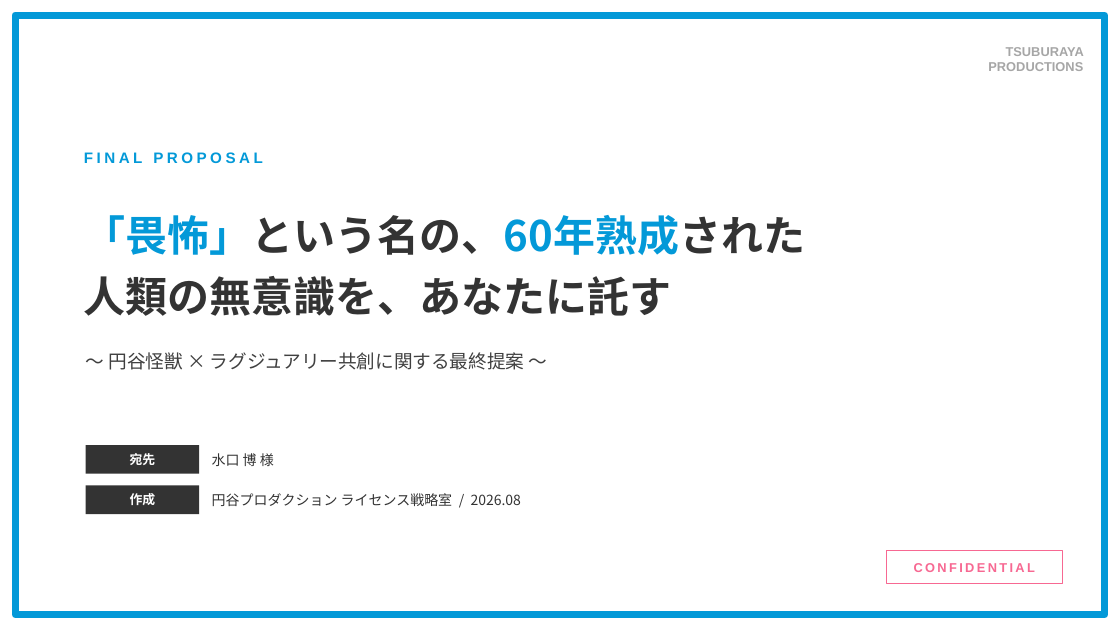
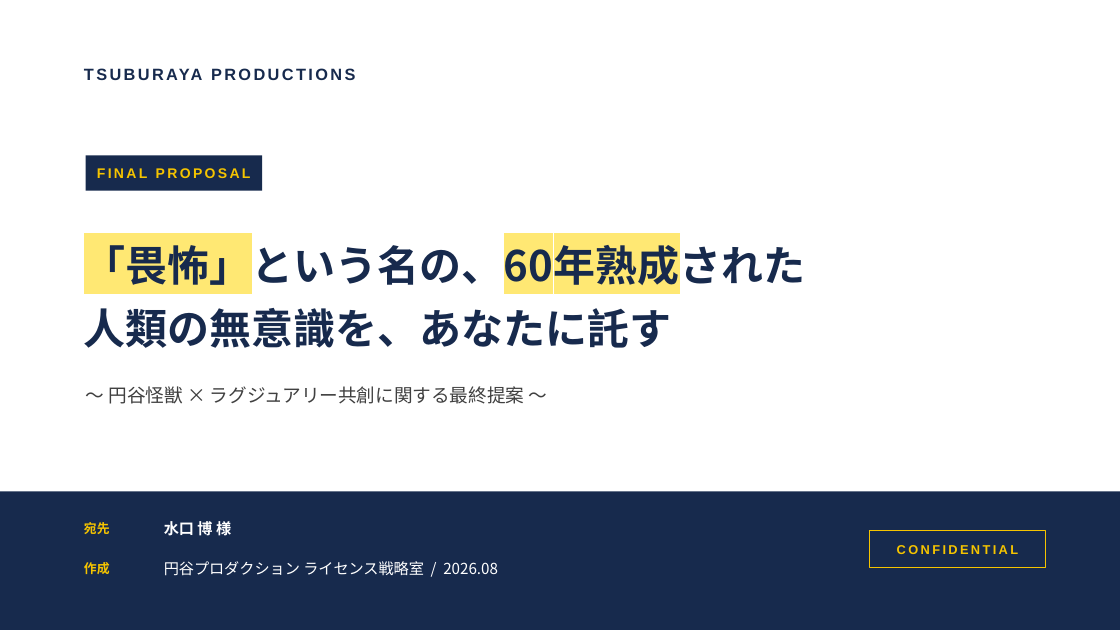
Before and after one commit to hayatoshintani-spe/kessho-lens, a slide deck: slide 1 of docs/proposals/水口博氏への最終提案_畏怖の商品化.pptx. Drawn at 1120x630 pixels with LibreOffice and Linux fonts; fonts in the diff are those of the drawing. Boxes give left, top, right and bottom in pixels: in the first picture for what was removed or moved away, otherwise in the second. Text is boxed around its words. In the diff, an @@ line names an element or a change of style, - is before the commit and + after.

```diff
--- a/docs/proposals/水口博氏への最終提案_畏怖の商品化.pptx
+++ b/docs/proposals/水口博氏への最終提案_畏怖の商品化.pptx
@@ rectangle removed at (15,15,1105,615) @@
@@ text "TSUBURAYA PRODUCTIONS": place and size @@
-text "TSUBURAYA PRODUCTIONS" at (988,47,1084,71)
+text "TSUBURAYA PRODUCTIONS" at (84,59,588,88)
@@ text "TSUBURAYA PRODUCTIONS" at (84,59,588,88): size 11 to 14 pt, text colour #A6A6A6 to #172A4D, letter spacing 0 to 2 pt; alignment right to left @@
@@ text "FINAL PROPOSAL": place and size @@
-text "FINAL PROPOSAL" at (84,152,262,163)
+text "FINAL PROPOSAL" at (97,168,251,178)
@@ text "FINAL PROPOSAL" at (97,168,251,178): size 13 to 12 pt, text colour #0399D8 to #F5C400, letter spacing 3 to 2 pt; alignment left to centre @@
@@ rectangle added at (86,155,262,191), fill #172A4D @@
@@ text "「畏怖」という名の、60年熟成された": place and size @@
-text "「畏怖」という名の、60年熟成された" at (84,215,806,316)
+text "「畏怖」という名の、60年熟成された" at (84,239,806,348)
@@ text "「畏怖」という名の、60年熟成された" at (84,239,806,348): text colour #0399D8 to #172A4D, highlight none to #FFE873 in "「畏怖」という名の、60年熟成された"; text colour #333333 to #172A4D in "「畏怖」という名の、60年熟成された", "人類の無意識を、あなたに託す"; line spacing 1.2 to 1.25 @@
@@ text "〜 円谷怪獣 × ラグジュアリー共創に関する最終提案 〜": place and size @@
-text "〜 円谷怪獣 × ラグジュアリー共創に関する最終提案 〜" at (86,352,548,370)
+text "〜 円谷怪獣 × ラグジュアリー共創に関する最終提案 〜" at (86,386,548,404)
@@ rectangle removed at (86,445,199,474) @@
@@ rectangle added at (0,492,1120,630), fill #172A4D @@
@@ rectangle removed at (86,486,199,514) @@
@@ text "宛先": place and size @@
-text "宛先" at (130,453,156,465)
+text "宛先" at (84,522,110,534)
@@ text "宛先" at (84,522,110,534): text colour #FFFFFF to #F5C400; alignment centre to left @@
@@ text "水口 博 様": place and size @@
-text "水口 博 様" at (212,453,274,466)
+text "水口 博 様" at (164,519,231,539)
@@ text "水口 博 様" at (164,519,231,539): size 12 to 13 pt, text colour #333333 to #FFFFFF, bold on @@
@@ text "CONFIDENTIAL": place and size @@
-text "CONFIDENTIAL" at (914,563,1035,572)
+text "CONFIDENTIAL" at (897,545,1018,554)
@@ rectangle: place and size @@
-rectangle at (886,550,1063,584)
+rectangle at (870,531,1046,568)
@@ text "CONFIDENTIAL" at (897,545,1018,554): text colour #F76892 to #F5C400 @@
@@ rectangle at (870,531,1046,568): fill #FFFFFF to #172A4D; outline #F76892 1 pt to #F5C400 1 pt @@
@@ text "作成" at (84,562,110,574): text colour #FFFFFF to #F5C400; alignment centre to left @@
@@ text "作成": place and size @@
-text "作成" at (130,493,156,505)
+text "作成" at (84,562,110,574)
@@ text "円谷プロダクション ライセンス戦略室 / 2026.08": place and size @@
-text "円谷プロダクション ライセンス戦略室 / 2026.08" at (212,493,521,506)
+text "円谷プロダクション ライセンス戦略室 / 2026.08" at (164,561,498,576)
@@ text "円谷プロダクション ライセンス戦略室 / 2026.08" at (164,561,498,576): size 12 to 13 pt, text colour #333333 to #FFFFFF @@
```
Also in this commit, not shown: 14 other slides changed.
